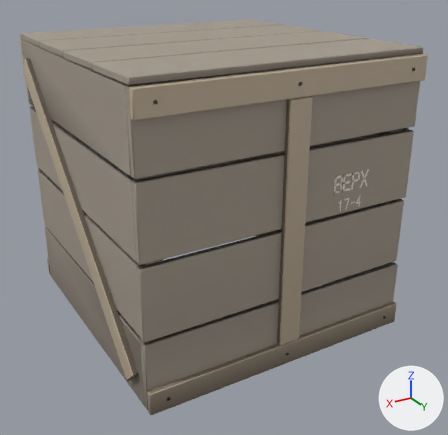
An edit to the glTF model assets/models/props/crate_slat.glb, drawn before and after from the same camera.
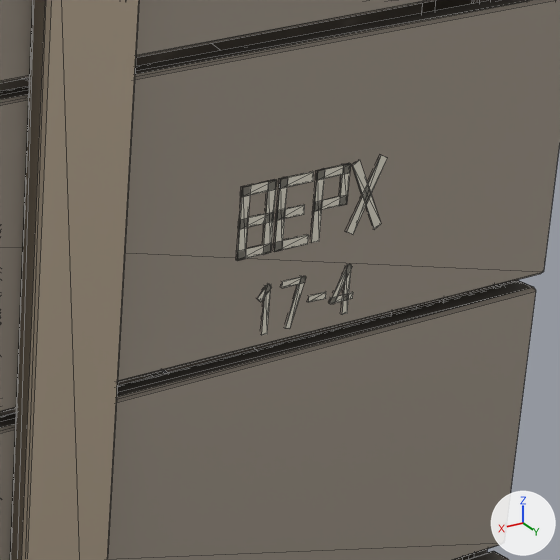
Each version appears first whole from a 50 mm camera at (1.07, 1.894, 1.276) aimed at (-0.02, 0.078, 0.368), and next in a close-up on the part from 62% to 91% of the width and 31% to 61% of the height. Every picture has the same lights, and +X, +Y and +Z are marked at lower right. The first two pictures are the older version. The close-ups show mesh edges as thin lines. Vertices at exactly the same position are counted once.

In view in the first close-up: 'static'.
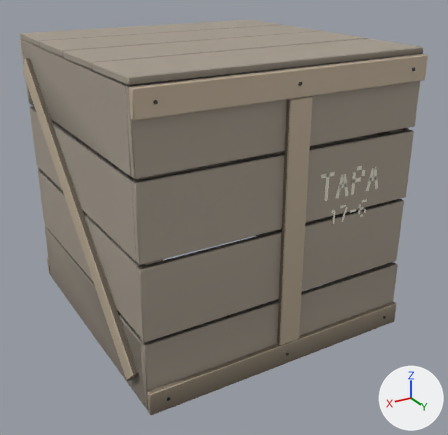
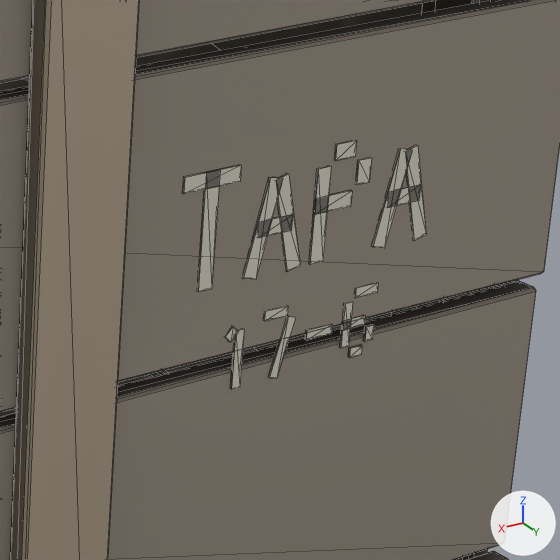
The change, as a diff of the scene's bpy script:
```diff
--- a/assets/models/props/crate_slat.glb.py
+++ b/assets/models/props/crate_slat.glb.py
@@ me_static @@
 # used by ob_static; location = (0.0, 0.0, 0.0)
-me_static.from_pydata(...)  # 1102 vertices, 1972 faces; spans x -0.52..0.52, y -0.523..0.523, z -0.003..1.002
+me_static.from_pydata(...)  # 1112 vertices, 1960 faces; spans x -0.52..0.52, y -0.523..0.523, z -0.003..1.002
+# me_static part 1: a new loose piece, a box spanning x -0.2788..-0.2592, y 0.499..0.501, z 0.6336..0.6464, in mat_cream
+# me_static part 2: a new loose piece, a box spanning x -0.2954..-0.2826, y 0.499..0.501, z 0.6102..0.6298, in mat_cream
+# me_static part 3: a new loose piece, a box spanning x -0.2788..-0.2426, y 0.499..0.501, z 0.5936..0.6064, in mat_cream
+# me_static part 4: a new loose piece, a box spanning x -0.3498..-0.317, y 0.499..0.501, z 0.5856..0.5984, in mat_cream
+# me_static part 5: a new loose piece, a box spanning x -0.1816..-0.1736, y 0.499..0.501, z 0.466..0.5136, in mat_cream
+# me_static part 6: a new loose piece, a box spanning x -0.224..-0.2014, y 0.499..0.501, z 0.516..0.524, in mat_cream
+# me_static part 7: the loose piece of 8 vertices spanning x -0.205..-0.199, y 0.499..0.501, z 0.505..0.545 is turned 163.3 degrees about the y axis through its middle and scaled by 1.24, then moved by (-0.019, 0.0, -0.035)
+# me_static part 8: a new loose piece, a box spanning x -0.2709..-0.2454, y 0.499..0.501, z 0.491..0.499, in mat_cream
+# me_static part 9: a new loose piece, a box spanning x -0.3149..-0.2923, y 0.499..0.501, z 0.516..0.524, in mat_cream
+# me_static part 10: a new loose piece, a box spanning x -0.2899..-0.2819, y 0.499..0.501, z 0.4764..0.5136, in mat_cream
+# me_static part 11: a new loose piece, a box spanning x -0.3045..-0.2923, y 0.499..0.501, z 0.466..0.474, in mat_cream
+# me_static part 12: a new loose piece, a box spanning x -0.3149..-0.3069, y 0.499..0.501, z 0.4764..0.4886, in mat_cream
+# me_static part 13: a new loose piece, a box spanning x -0.3045..-0.2819, y 0.499..0.501, z 0.491..0.499, in mat_cream
+# me_static part 14: 10 loose pieces with 80 vertices, spanning x -0.312..-0.192, y 0.499..0.501, z 0.504..0.63, are deleted
+# me_static part 15
+# 37 vertices are removed from x -0.274..-0.169, y 0.499..0.501, z 0.571..0.629
+# 122 faces are deleted
+# 41 vertices move from x -0.274..-0.169, y 0.499..0.501, z 0.571..0.629 to x -0.361..-0.114, y 0.499..0.501, z 0.552..0.646
+# 31 vertices are added at x -0.349..-0.114, y 0.499..0.501, z 0.506..0.646
+# 86 new faces join them, mat_cream
+# me_static part 16: 25 kept faces spanning x -0.361..-0.114, y 0.499..0.501, z 0.552..0.646 get new vertex colours; the middle colour goes from light grey #cccccc to light grey #c4c4c4
 me_static.materials.append(mat_timber)
```

What differs and where, as boxes [x1, y1, x2, y2] in the close-ups (560 x 560 px; the box of a moved part takes in the faces that stretch with it):
part 1 of me_static, added
    after: [335, 140, 357, 161]
part 2 of me_static, added
    after: [356, 157, 372, 185]
part 3 of me_static, added
    after: [314, 190, 352, 215]
part 4 of me_static, added
    after: [388, 185, 421, 207]
part 5 of me_static, added
    after: [230, 329, 244, 389]
part 6 of me_static, added
    after: [264, 305, 289, 321]
part 7 of me_static, moved or reshaped
    before: [261, 284, 271, 335]
    after: [268, 316, 296, 378]
part 8 of me_static, added
    after: [305, 324, 333, 340]
part 9 of me_static, added
    after: [355, 283, 378, 298]
part 10 of me_static, added
    after: [339, 301, 353, 348]
part 11 of me_static, added
    after: [348, 344, 362, 357]
part 12 of me_static, added
    after: [363, 324, 374, 341]
part 13 of me_static, added
    after: [341, 315, 365, 331]
part 14 of me_static, deleted
    before: [257, 155, 387, 329]
part 15 of me_static, moved or reshaped
    before: [237, 163, 351, 261]
    after: [183, 149, 426, 342]
part 16 of me_static, recoloured
    before: [239, 177, 340, 249]
    after: [187, 145, 417, 288]
